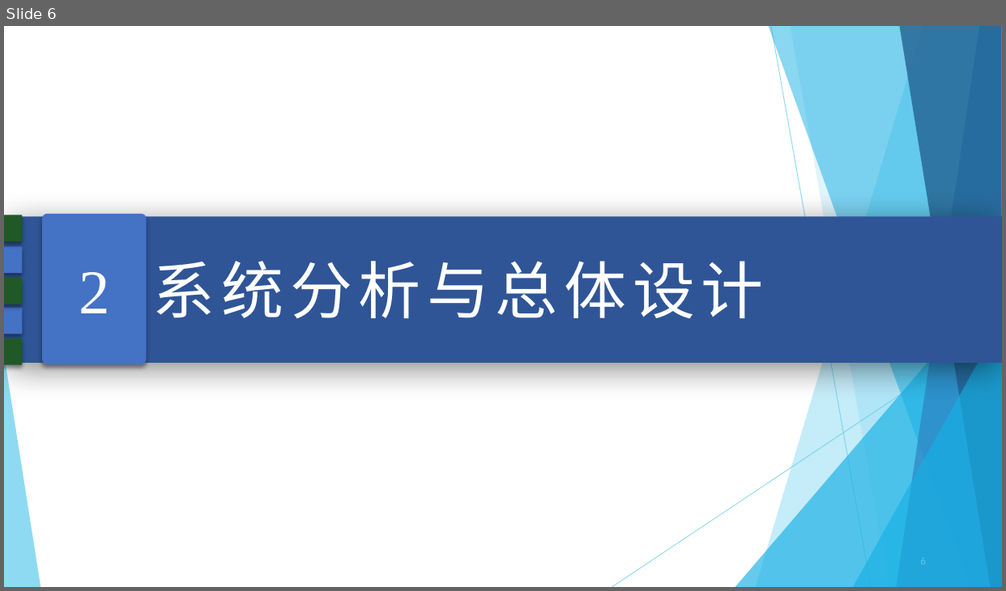
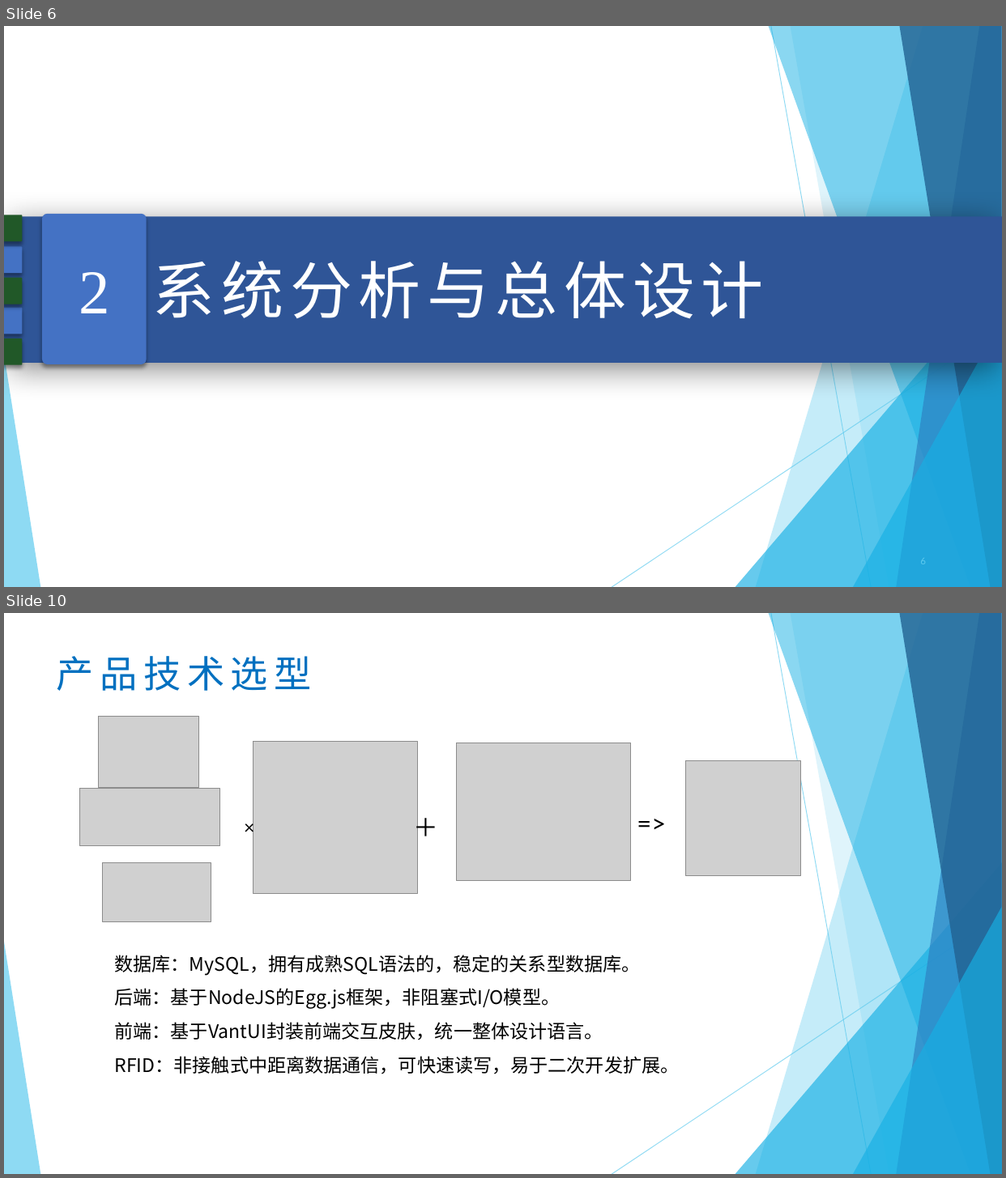
Before and after one commit to JASONPANGGO/RFID-repo, a slide deck: 答辩/彭梓浩毕业答辩PPT.pptx. Shown one above the other, each under a label of ours: slide 6 before the commit, slides 6 and 10 after it; the slides between them are not shown. The pictures are 1006x591 and 1006x1178 pixels, drawn with LibreOffice and Linux fonts; fonts in the diff are those of the drawing; grey boxes stand for pictures. Boxes give left, top, right and bottom in pixels: in the first picture for what was removed or moved away, otherwise in the second. Text is boxed around its words. In the diff, an @@ line names an element or a change of style, - is before the commit and + after.

```diff
--- a/答辩/彭梓浩毕业答辩PPT.pptx
+++ b/答辩/彭梓浩毕业答辩PPT.pptx
@@ slide 10 added at [4, 613, 1002, 1174], background #FFFFFF; not listed: 10 template elements that a slide beside it also shows @@
@@ text added at [56, 656, 312, 691], 36 pt, text #0070C0 @@
+产品技术选型
@@ picture added at [98, 717, 198, 788] @@
@@ picture added at [253, 741, 417, 894] @@
@@ picture added at [456, 743, 631, 882] @@
@@ picture added at [686, 760, 801, 875] @@
@@ picture added at [79, 788, 219, 845] @@
@@ text added at [630, 805, 686, 842], 24 pt, text #000000 @@
+=>
@@ text added at [236, 812, 270, 842], 18 pt, text #000000 @@
+×
@@ text added at [406, 808, 440, 845], 24 pt, text #000000 @@
+＋
@@ picture added at [102, 863, 211, 922] @@
@@ text added at [115, 955, 680, 1075], 18 pt, text #000000 @@
+数据库：MySQL，拥有成熟SQL语法的，稳定的关系型数据库。
+后端：基于NodeJS的Egg.js框架，非阻塞式I/O模型。
+前端：基于VantUI封装前端交互皮肤，统一整体设计语言。
+RFID：非接触式中距离数据通信，可快速读写，易于二次开发扩展。
```
Also in this commit, not shown: 2 slides changed, 20 other slides added, 1 slide removed.
